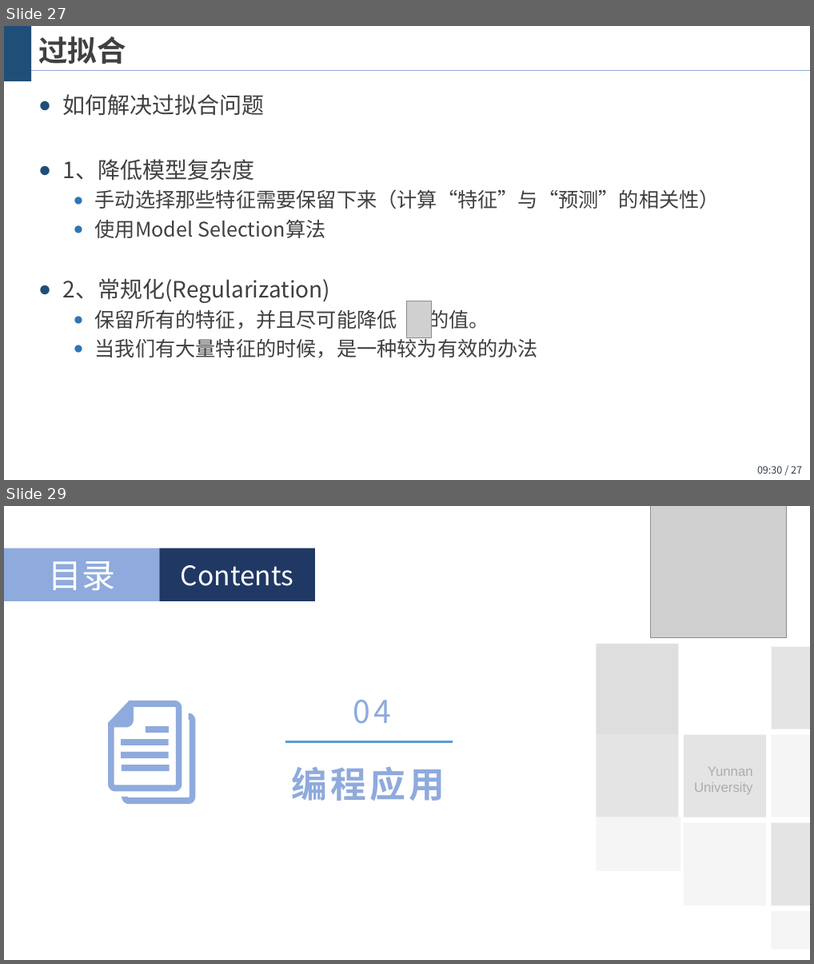
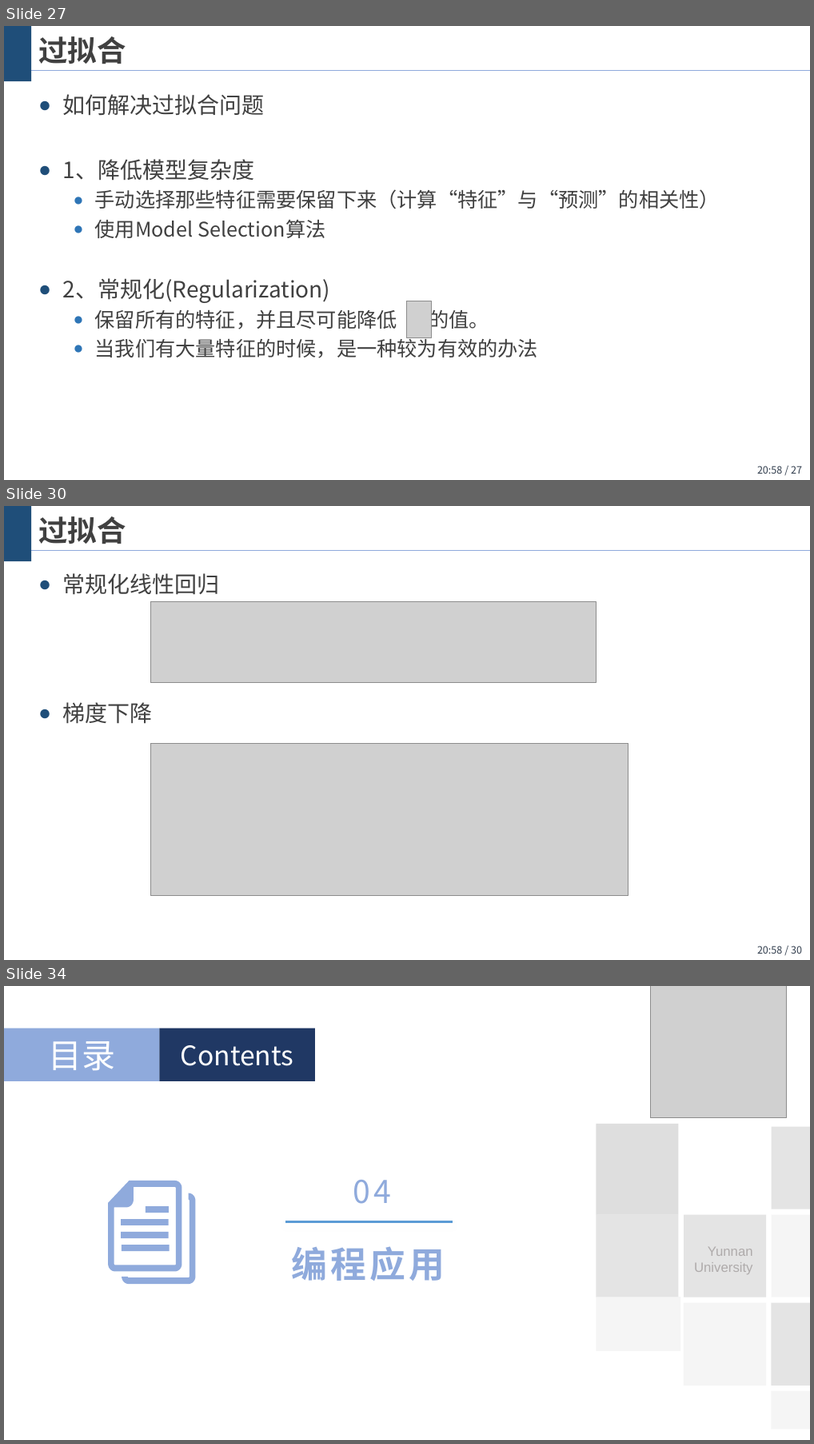
Before and after one commit to wangjin0818/Artificial_Intelligence_2021, a slide deck: chapter 03 - Logistic regression/逻辑斯蒂回归.pptx. Shown one above the other, each under a label of ours: slides 27 and 29 before the commit, slides 27, 30 and 34 after it; the slides between them are not shown. The pictures are 814x964 and 814x1444 pixels, drawn with LibreOffice and Linux fonts; fonts in the diff are those of the drawing; grey boxes stand for pictures; background and template pictures are left out. Boxes give left, top, right and bottom in pixels: in the first picture for what was removed or moved away, otherwise in the second. Text is boxed around its words. In the diff, an @@ line names an element or a change of style, - is before the commit and + after.

```diff
--- a/chapter 03 - Logistic regression/逻辑斯蒂回归.pptx
+++ b/chapter 03 - Logistic regression/逻辑斯蒂回归.pptx
@@ slide 30 added at <box>4,506,810,960</box>, background #FFFFFF; not listed: 3 template elements that a slide beside it also shows @@
@@ title added at <box>38,516,126,544</box>, 26 pt, text #404040, bold @@
+过拟合
@@ text added at <box>62,573,219,724</box>, 20 pt, text #404040 @@
+● 常规化线性回归
+● 梯度下降
@@ picture added at <box>150,602,597,683</box> @@
@@ picture added at <box>150,743,629,896</box> @@
@@ page number at <box>758,465,802,473</box>: text changed @@
-09:30 / 27
+20:58 / 27
@@ what was slide 29 is now slide 34 @@
```
Also in this commit, not shown: 3 slides changed, 5 other slides added, 1 slide removed, 2 other files.
